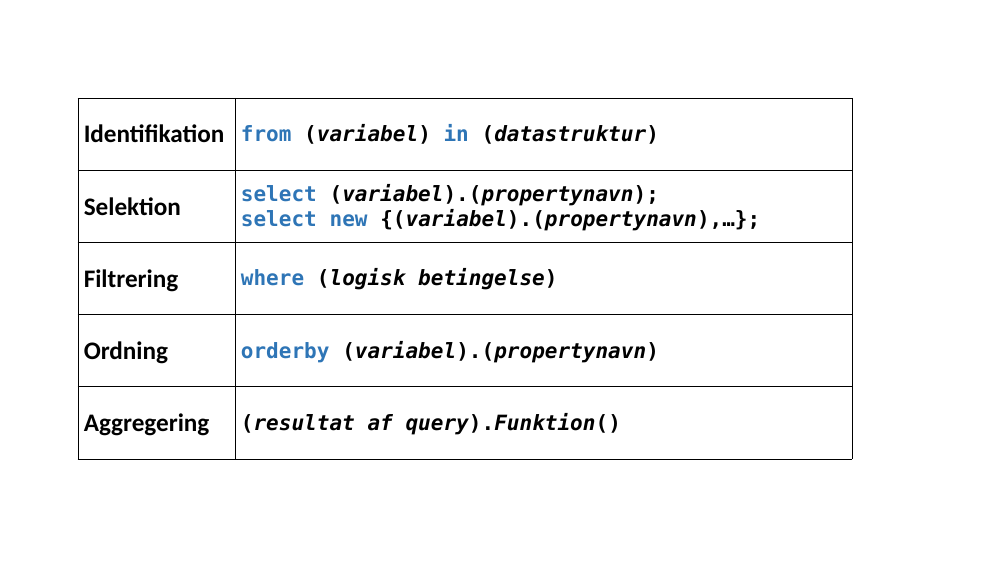
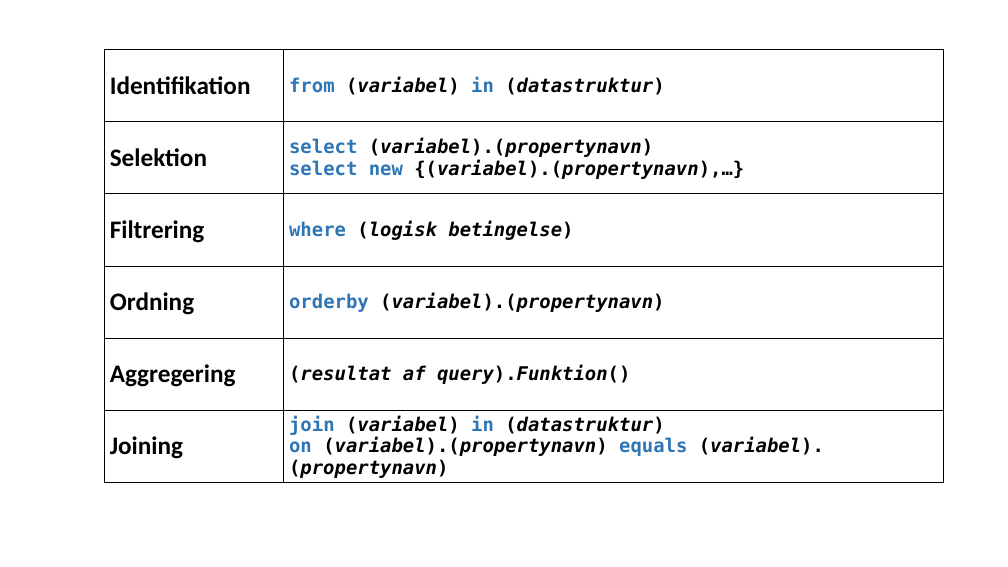
Before and after one commit to perl-easj/Teaching-materials, a slide deck: slide 31 of CSharpProgramming/Presentations/LINQ.pptx (slide 21 before the commit). Drawn at 1008x567 pixels with LibreOffice and Linux fonts; fonts in the diff are those of the drawing. Boxes give left, top, right and bottom in pixels: in the first picture for what was removed or moved away, otherwise in the second. Text is boxed around its words. In the diff, an @@ line names an element or a change of style, - is before the commit and + after.

```diff
--- a/CSharpProgramming/Presentations/LINQ.pptx
+++ b/CSharpProgramming/Presentations/LINQ.pptx
@@ table at (x1=104, y1=50, x2=943, y2=483) @@
-row 2, column 2: select (variabel).(propertynavn); / select new {(variabel).(propertynavn),…};
+row 2, column 2: select (variabel).(propertynavn) / select new {(variabel).(propertynavn),…}
+row 6: Joining | join (variabel) in (datastruktur) / on (variabel).(propertynavn) equals (variabel).(propertynavn)
@@ table resized from (x1=78, y1=98, x2=852, y2=459) to (x1=104, y1=50, x2=943, y2=483) @@
```
Also in this commit, not shown: 10 slides added, 1 other file.
